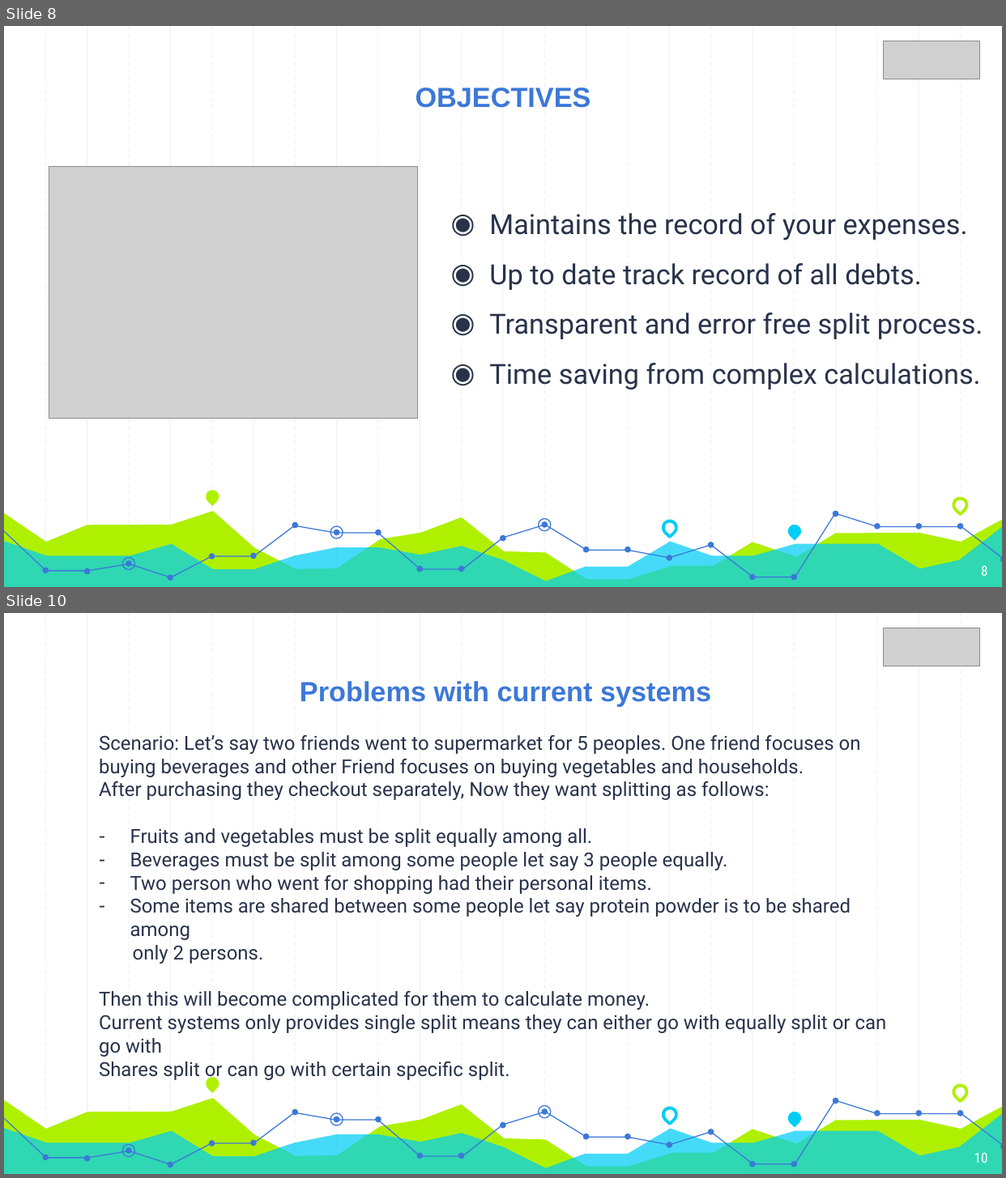
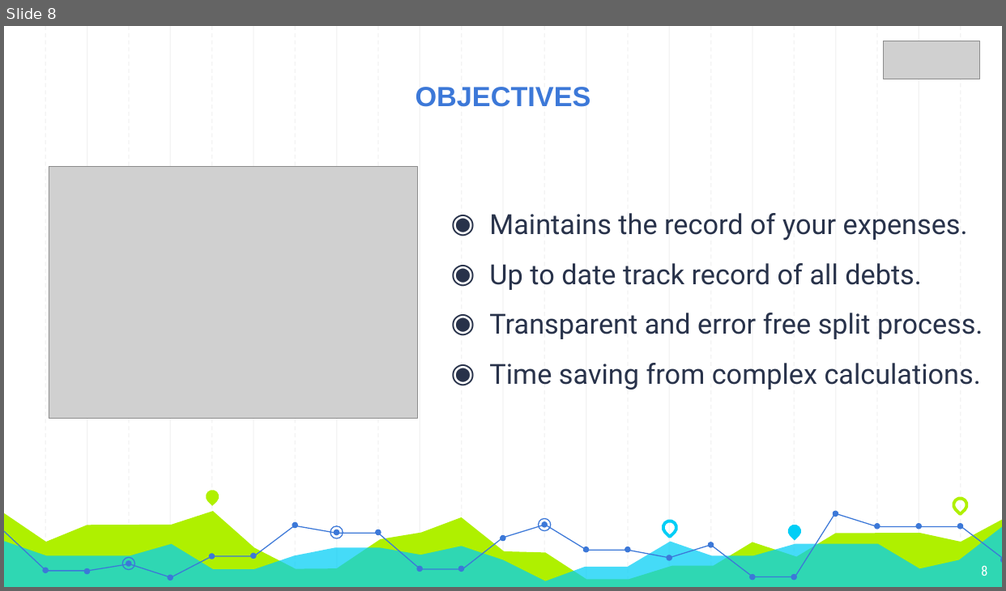
Before and after one commit to Parth971/ET, a slide deck: fianl ppt.pptx. Shown one above the other, each under a label of ours: slides 8 and 10 before the commit, slide 8 after it; the slides between them are not shown. The pictures are 1006x1178 and 1006x591 pixels, drawn with LibreOffice and Linux fonts; fonts in the diff are those of the drawing; grey boxes stand for pictures. Boxes give left, top, right and bottom in pixels: in the first picture for what was removed or moved away, otherwise in the second. Text is boxed around its words. In the diff, an @@ line names an element or a change of style, - is before the commit and + after.

```diff
--- a/fianl ppt.pptx
+++ b/fianl ppt.pptx
@@ slide 10 removed at (4, 613, 1002, 1174), background #FFFFFF; not listed: 59 template elements that a slide beside it also shows @@
@@ picture removed at (883, 628, 980, 666) @@
@@ text removed at (99, 681, 887, 1081) @@
-Problems with current systems
-Scenario: Let’s say two friends went to supermarket for 5 peoples. One friend focuses on
-buying beverages and other Friend focuses on buying vegetables and households.
-After purchasing they checkout separately, Now they want splitting as follows:
-– Fruits and vegetables must be split equally among all.
-– Beverages must be split among some people let say 3 people equally.
-– Two person who went for shopping had their personal items.
-– Some items are shared between some people let say protein powder is to be shared among
-only 2 persons.
-Then this will become complicated for them to calculate money.
-Current systems only provides single split means they can either go with equally split or can go with
-Shares split or can go with certain specific split.
@@ page number removed at (974, 1152, 988, 1163) @@
-10
@@ slide 8 changed as well @@
@@ freeform shape at (4, 526, 462, 578): outline redrawn @@
```
Also in this commit, not shown: 14 other slides changed, 2 slides added, 17 other slides removed, 1 other file.
